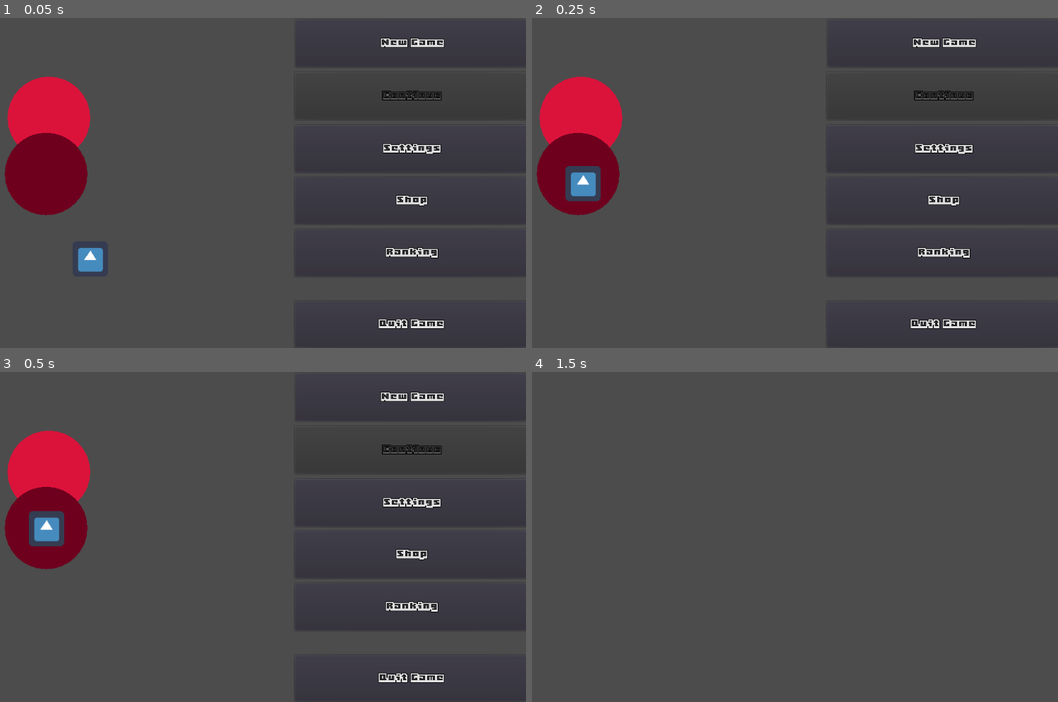
Above: before the commit, frames 1-4 (two rows, left to right).
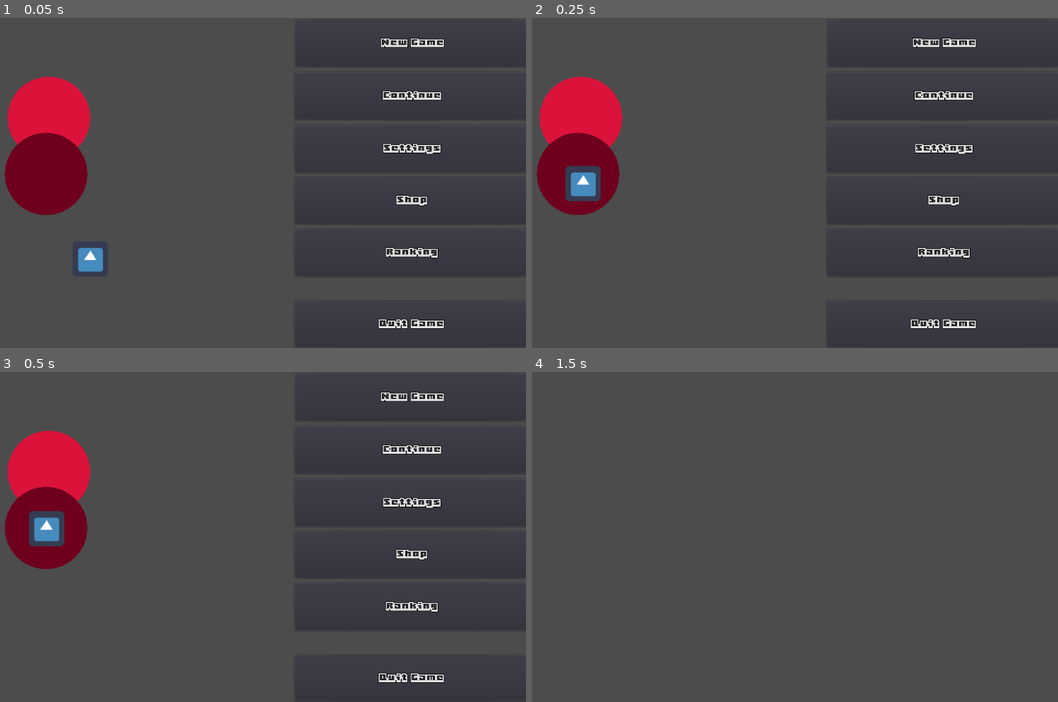
Above: after the commit, the same moments.

Repository: wvffle/finish-the-project
Game: Godot game, scene res://src/scenes/Game.tscn
Same seed, same stepped clock (60 frames per second), same inputs: the game is played once before the commit and once after it. The engine's default icon, where the game draws it, is replaced by a stand-in: a white triangle on a blue panel in a dark square.
Inputs (mouse positions are in pixels of both pictures, inside the frame that each line leads up to):
- Up to frame 1 (0.05 s): no input
- Up to frame 2 (0.25 s): no input
- Up to frame 3 (0.5 s): no input
- Up to frame 4 (1.5 s): click "New Game" at 0.5 s; tap Enter at 1.25 s; move the mouse to (900, 520) at 1.27 s; click (900, 520) at 1.35 s

The runs differ from the first frame. In frame 1, 0.2% of the frame differs, in the area x 72-84%, y 22-25%; in frame 2, 0.2%; in frame 3, 0.2%; in frame 4, nothing differs.

Commit message:
feat: add save game (GPZ-31)

Diff:
--- a/src/scripts/global.gd
+++ b/src/scripts/global.gd
@@ -1,6 +1,7 @@
 extends Node
 
 const DEFAULT_STAGE_TIME = 30
+const SAVE_FILE = "save.json"
 
 signal stage_lost(stage_time)
 signal stage_won(stage_time)
@@ -67,3 +68,27 @@
 
 	# TODO: Remove
 	get_tree().change_scene("res://src/scenes/Game.tscn")
+
+
+func save():
+	var save_dict = {
+		"filename" : get_filename(),
+		"level" : level,
+		"stage": _stage,
+		"time": stage_time,
+		"lives": lives
+		}
+	save_file("save.json", save_dict)
+	return save_dict
+
+
+func save_file(filename, data):
+	var file = File.new()
+	file.open(filename,File.WRITE)
+	file.store_line(to_json(data))
+	file.close()
+
+func file_exists(filename):
+
+	var file = File.new()
+	return file.file_exists(filename)
--- a/src/scripts/ui/buttons/continueButton.gd
+++ b/src/scripts/ui/buttons/continueButton.gd
@@ -1,6 +1,7 @@
 extends Button
 
-var save_exists = false
+var save_exists
 
 func _ready():
-	disabled = not save_exists
+	if save_exists:
+		save_exists = global.file_exists(global.SAVE_FILE)
